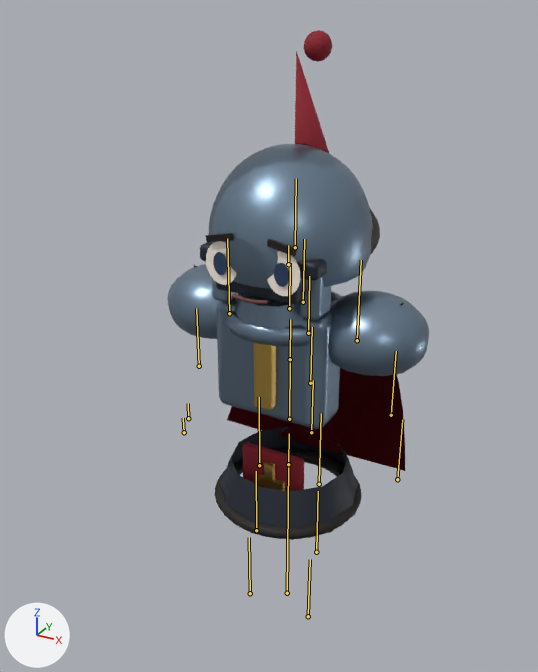
The glTF model assets/models/hero/aerin_lod1.glb, before and after one commit.
Rendered twice from a 50 mm lens placed at (1.88, -3.68, 3.81), pointed at (-0.26, 0.2, 1.86). Arrows for +X, +Y and +Z are at lower left; the lights stay in place. The older version comes first. The bones that bend it are drawn over the model as lines.

Objects in the first picture: 'Mesh_11', 'Mesh_19', 'Mesh_20', 'Mesh_8', 'brow_L', 'brow_R', 'eye_L', 'eye_R', 'eye_white_L', 'eye_white_R', 'hero_belt', 'hero_cape', 'hero_hair_silhouette', 'hero_outline_proxy', 'knight_breastplate', 'knight_helm_dome', 'knight_pauldron_L', 'knight_pauldron_R', 'mouth' and 5 more.
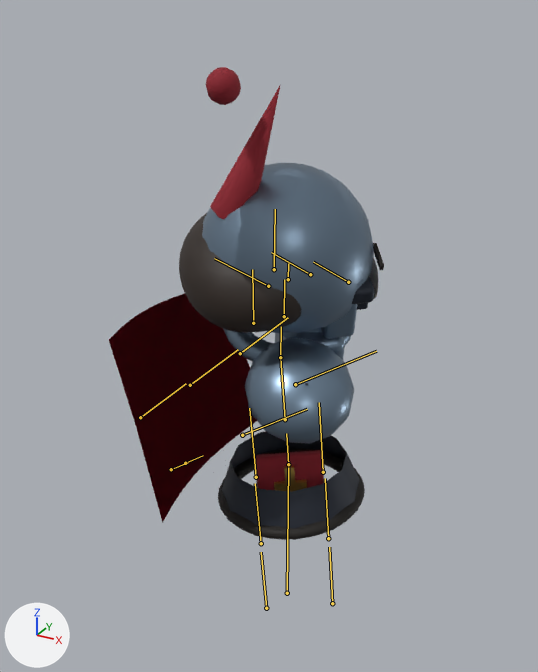
The newer file adds an action. The first version stands in its rest pose; the second is drawn at frame 12 of the action 'attack_7'.

ob_knight_helm is not drawn itself; it is the parent of ob_knight_helm_dome, ob_mesh_6, ob_mesh_7, ob_mesh_8, ob_mesh_8_001, ob_mesh_9, ob_mesh_10, ob_mesh_11.

Where the change shows, as pixel boxes [x1, y1, x2, y2] in the pictures (538 x 672 px):
'hero_outline_proxy', posed: before [166, 140, 417, 642]; after [148, 162, 385, 638]
'hero_cape', posed (mostly hidden before): before [353, 374, 400, 459]; after [109, 293, 249, 522]
'knight_helm_dome', posed: before [212, 144, 370, 290]; after [202, 165, 374, 284]
'knight_pauldron_R', posed: before [167, 264, 217, 339]; after [245, 344, 354, 444]
'knight_pauldron_L', posed (not visible afterwards): before [328, 291, 429, 376]
'hero_hair_silhouette', posed (mostly hidden before): before [370, 209, 380, 238]; after [179, 213, 273, 333]
'Mesh_20', posed: before [220, 467, 358, 540]; after [227, 463, 360, 540]
'Mesh_11', posed: before [295, 51, 329, 153]; after [210, 84, 281, 220]
'hero_belt', posed: before [215, 470, 362, 539]; after [218, 468, 365, 540]
'Mesh_12', posed (24% wider, 18% taller): before [304, 30, 332, 62]; after [206, 67, 241, 105]
'Mesh_6', posed: before [200, 242, 327, 281]; after [355, 276, 375, 304]
'eye_white_R', posed: before [206, 241, 235, 285]; after [370, 258, 378, 299]
'brow_R', posed (57% narrower, 180% taller): before [206, 233, 233, 242]; after [373, 243, 384, 270]
bone 'pelvis', root to tip: before (288, 464) to (289, 433); after (288, 464) to (286, 433)
bone 'spine', root to tip: before (289, 419) to (290, 359); after (285, 419) to (280, 357)
bone 'chest', root to tip: before (290, 359) to (290, 319); after (280, 357) to (281, 326)
bone 'left_upper_arm', root to tip: before (357, 340) to (361, 260); after (268, 286) to (214, 258)
bone 'right_upper_arm', root to tip: before (229, 313) to (227, 238); after (295, 384) to (376, 351)
bone 'cape_root', root to tip: before (308, 333) to (309, 276); after (240, 353) to (288, 317)

What the commit changed:
Bone 'pelvis' (bone_pelvis) turns from (0, 0, 0) to (3, 30, 5) degrees about its own x, y and z.
Bone 'spine' (bone_spine) turns from (0, 0, 0) to (-5, 22, -2) degrees about its own x, y and z.
Bone 'chest' (bone_chest) turns from (0, 0, 0) to (60, 62, 63) degrees about its own x, y and z.
Bone 'left_upper_arm' (bone_left_upper_arm) turns from (0, 0, 0) to (-45, -10, 25) degrees about its own x, y and z.
Bone 'right_upper_arm' (bone_right_upper_arm) turns from (0, 0, 0) to (91, 21, 89) degrees about its own x, y and z.
Bone 'cape_root' (bone_cape_root) turns from (0, 0, 0) to (51, 10, 13) degrees about its own x, y and z.
